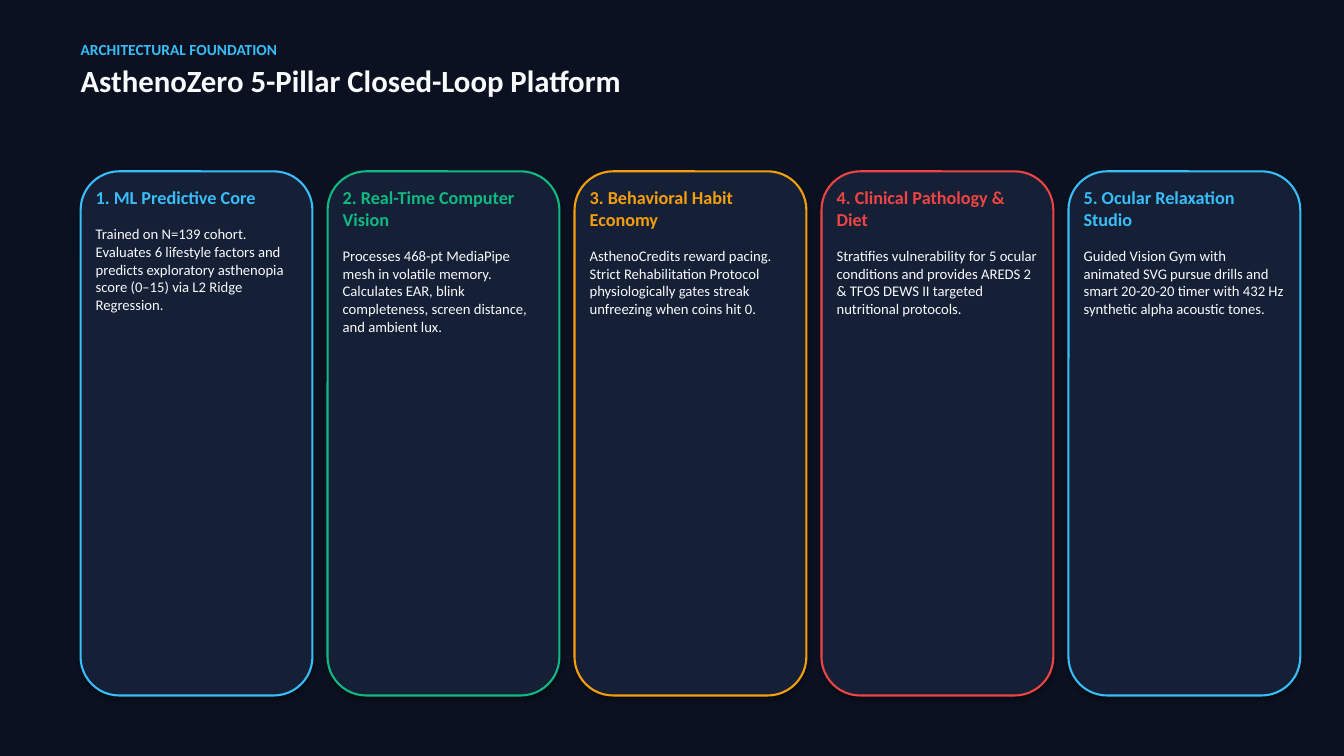
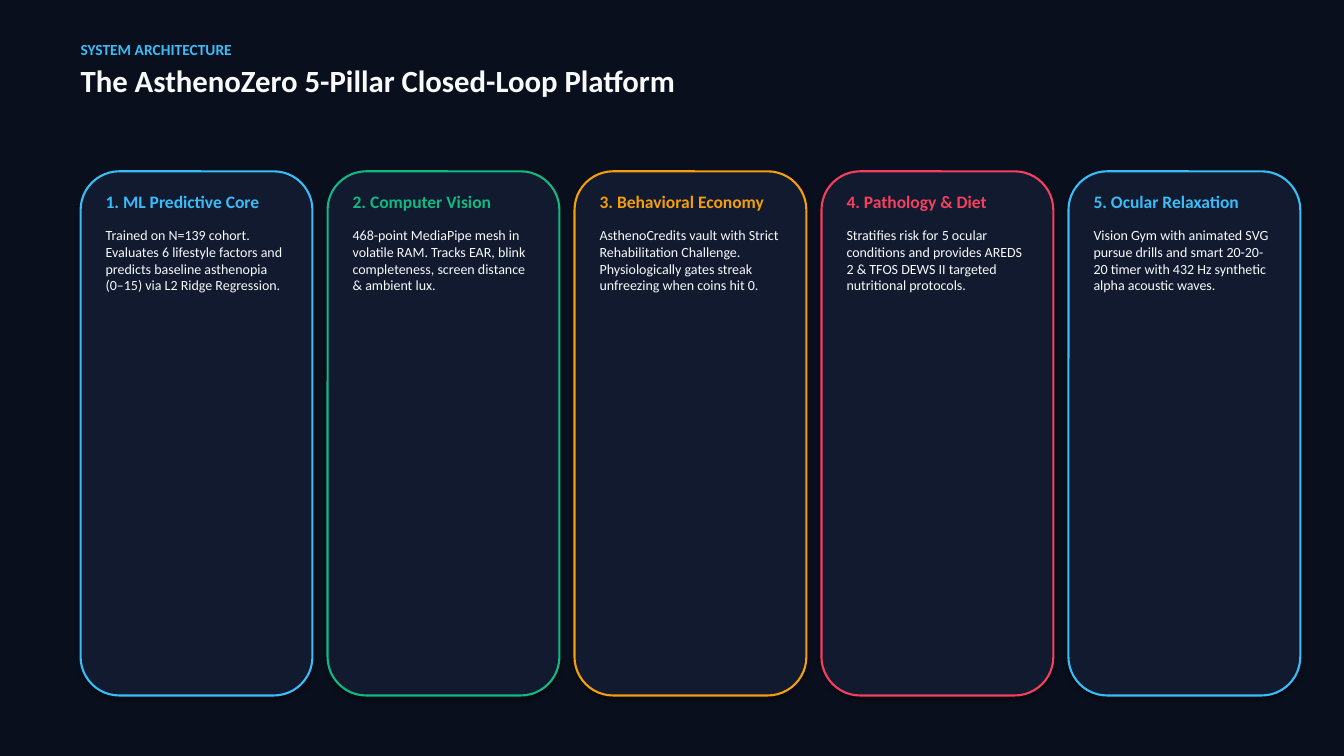
Before and after one commit to Akansha-695/AsthenoZero, a slide deck: slide 3 of output/presentation/AsthenoZero_Presentation.pptx. Drawn at 1344x756 pixels with LibreOffice and Linux fonts; fonts in the diff are those of the drawing. Boxes give left, top, right and bottom in pixels: in the first picture for what was removed or moved away, otherwise in the second. Text is boxed around its words. In the diff, an @@ line names an element or a change of style, - is before the commit and + after.

Commit message:
Redesign presentation with images, dark health-tech theme, and scientific charts

```diff
--- a/output/presentation/AsthenoZero_Presentation.pptx
+++ b/output/presentation/AsthenoZero_Presentation.pptx
@@ background #0B1120 to #0A0F1D @@
@@ text at (81,45,675,97): text changed @@
-ARCHITECTURAL FOUNDATION
-AsthenoZero 5-Pillar Closed-Loop Platform
+SYSTEM ARCHITECTURE
+The AsthenoZero 5-Pillar Closed-Loop Platform
@@ fill #152036 to #111A2E in 4 elements at (328,171,560,696), (575,171,807,696), (1069,171,1301,696), (81,171,313,696) @@
@@ rounded rectangle at (822,171,1054,696): fill #152036 to #111A2E; outline #EF4444 1.5 pt to #F43F5E 1.5 pt @@
@@ text at (106,195,259,208): size 13 to 12.5 pt in "1. ML Predictive Core" @@
@@ text at (353,196,525,290): text changed; size 10.5 to 10 pt @@
-2. Real-Time Computer Vision
-Processes 468-pt MediaPipe mesh in volatile memory. Calculates EAR, blink completeness, screen distance, and ambient lux.
+2. Computer Vision
+468-point MediaPipe mesh in volatile RAM. Tracks EAR, blink completeness, screen distance & ambient lux.
@@ text at (600,195,779,293): text changed; size 10.5 to 10 pt @@
-3. Behavioral Habit Economy
-AsthenoCredits reward pacing. Strict Rehabilitation Protocol physiologically gates streak unfreezing when coins hit 0.
+3. Behavioral Economy
+AsthenoCredits vault with Strict Rehabilitation Challenge. Physiologically gates streak unfreezing when coins hit 0.
@@ text at (847,195,1022,293): text changed; size 10.5 to 10 pt @@
-4. Clinical Pathology & Diet
-Stratifies vulnerability for 5 ocular conditions and provides AREDS 2 & TFOS DEWS II targeted nutritional protocols.
+4. Pathology & Diet
+Stratifies risk for 5 ocular conditions and provides AREDS 2 & TFOS DEWS II targeted nutritional protocols.
@@ text at (1094,195,1268,293): text changed; size 10.5 to 10 pt @@
-5. Ocular Relaxation Studio
-Guided Vision Gym with animated SVG pursue drills and smart 20-20-20 timer with 432 Hz synthetic alpha acoustic tones.
+5. Ocular Relaxation
+Vision Gym with animated SVG pursue drills and smart 20-20-20 timer with 432 Hz synthetic alpha acoustic waves.
@@ text at (106,230,282,293): text changed; size 10.5 to 10 pt @@
-Trained on N=139 cohort. Evaluates 6 lifestyle factors and predicts exploratory asthenopia score (0–15) via L2 Ridge Regression.
+Trained on N=139 cohort. Evaluates 6 lifestyle factors and predicts baseline asthenopia (0–15) via L2 Ridge Regression.
```
Also in this commit, not shown: 12 other slides changed, 2 slides added, 2 slides removed, 13 other files.
